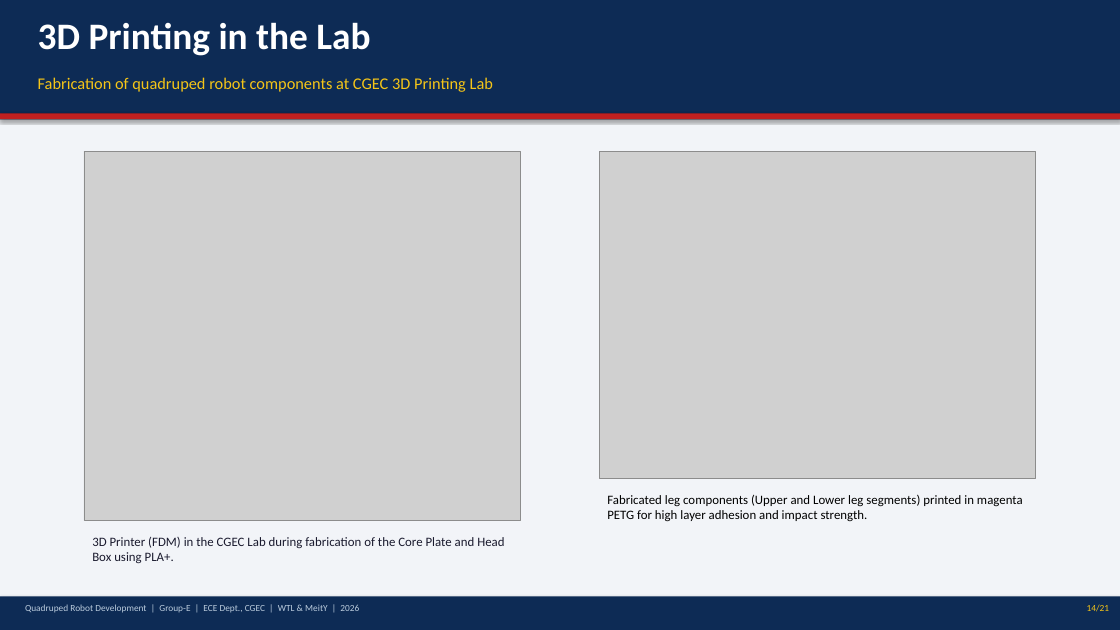
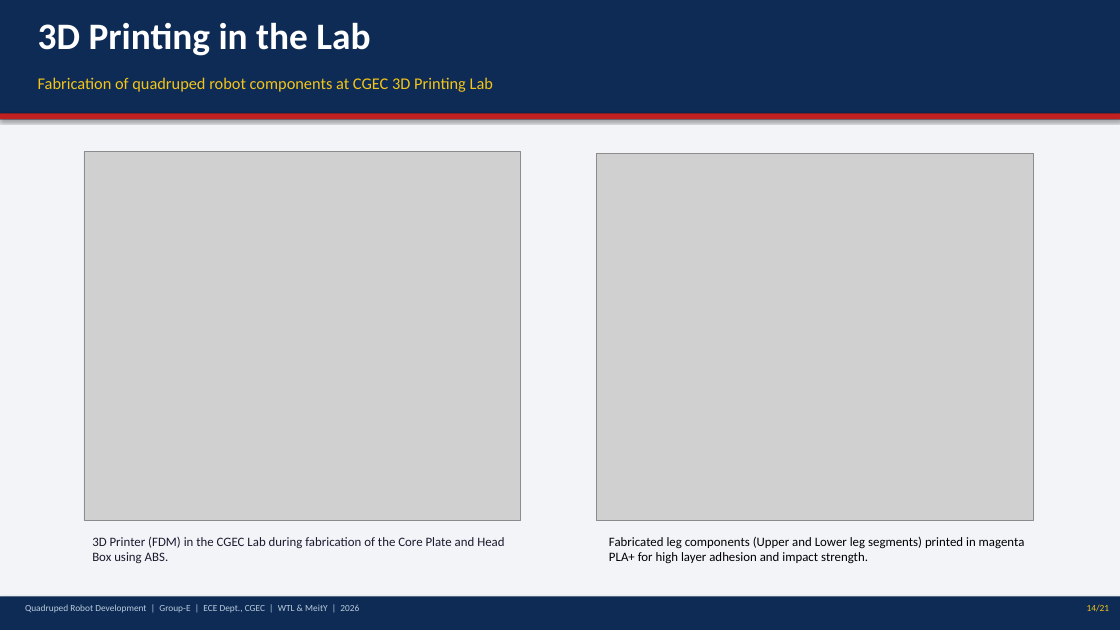
Before and after one commit to Biraj2004/3D-QuadrupedBot-Report, a slide deck: slide 14 of Quadruped_Robot_Presentation.pptx. Drawn at 1120x630 pixels with LibreOffice and Linux fonts; fonts in the diff are those of the drawing; grey boxes stand for pictures. Boxes give left, top, right and bottom in pixels: in the first picture for what was removed or moved away, otherwise in the second. Text is boxed around its words. In the diff, an @@ line names an element or a change of style, - is before the commit and + after.

```diff
--- a/Quadruped_Robot_Presentation.pptx
+++ b/Quadruped_Robot_Presentation.pptx
@@ picture: place and size @@
-picture at <box>599,151,1036,479</box>
+picture at <box>597,153,1033,521</box>
@@ text at <box>92,537,504,563</box>: text changed @@
-3D Printer (FDM) in the CGEC Lab during fabrication of the Core Plate and Head Box using PLA+.
+3D Printer (FDM) in the CGEC Lab during fabrication of the Core Plate and Head Box using ABS.
@@ text at <box>609,537,1025,564</box>: text changed @@
-Fabricated leg components (Upper and Lower leg segments) printed in magenta PETG for high layer adhesion and impact strength.
+Fabricated leg components (Upper and Lower leg segments) printed in magenta PLA+ for high layer adhesion and impact strength.
```
Also in this commit, not shown: 4 other slides changed.
